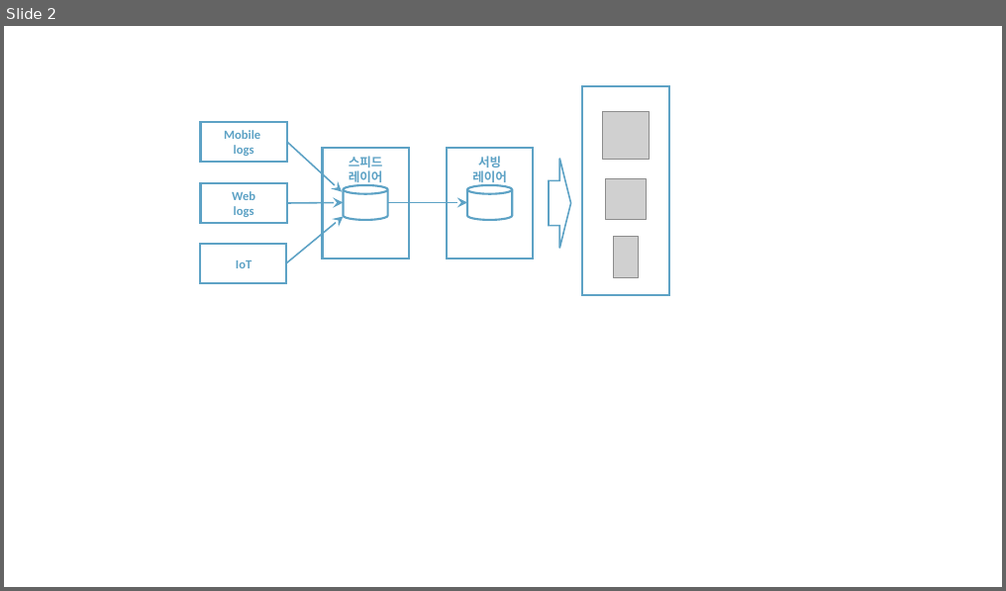
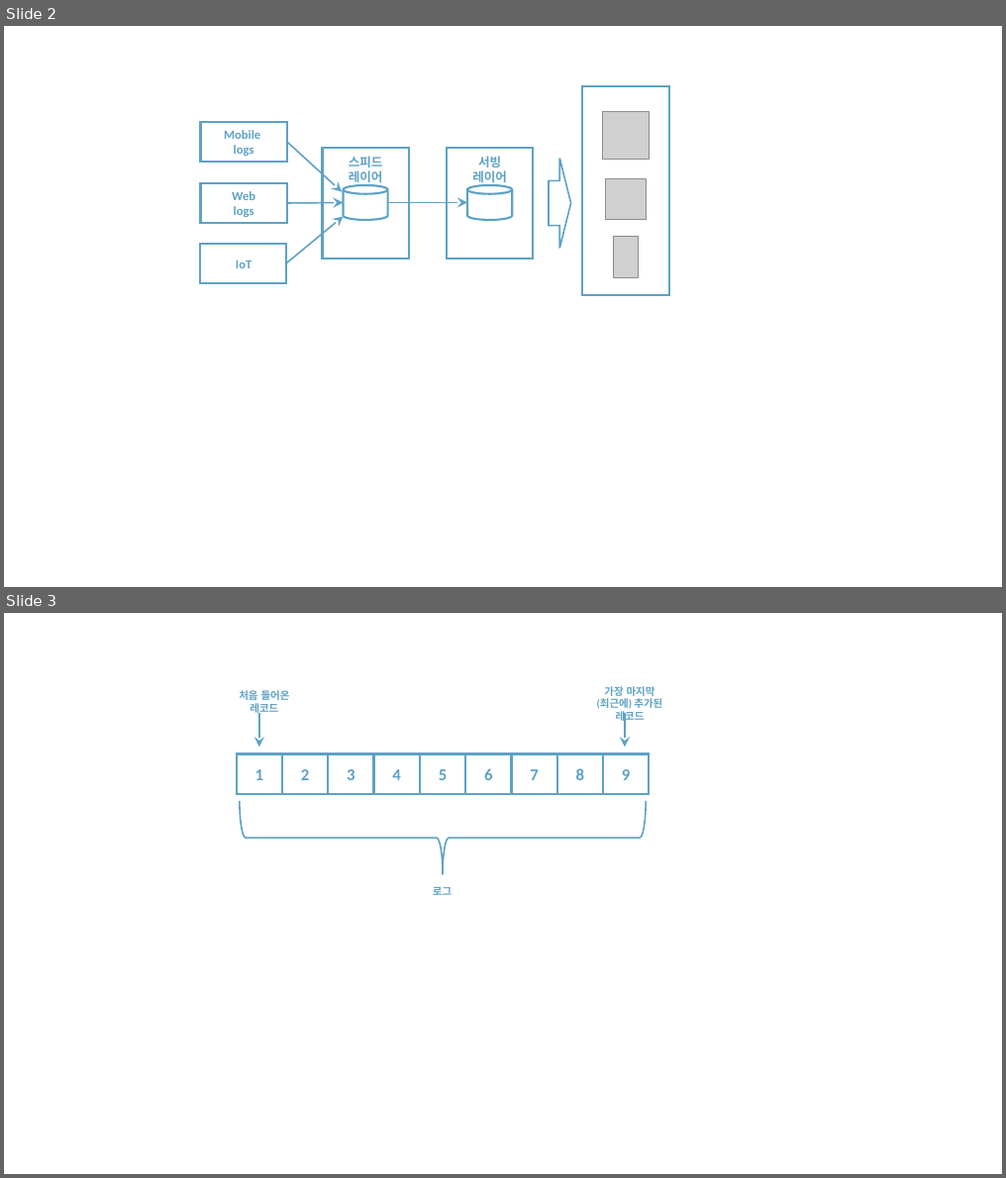
Before and after one commit to rudaks-han/book-summary, a slide deck: 아파치카프카_with자바/ref/프레젠테이션1.pptx. Shown one above the other, each under a label of ours: slide 2 before the commit, slides 2 and 3 after it. The pictures are 1006x591 and 1006x1178 pixels, drawn with LibreOffice and Linux fonts; fonts in the diff are those of the drawing; grey boxes stand for pictures. Boxes give left, top, right and bottom in pixels: in the first picture for what was removed or moved away, otherwise in the second. Text is boxed around its words. In the diff, an @@ line names an element or a change of style, - is before the commit and + after.

```diff
--- a/아파치카프카_with자바/ref/프레젠테이션1.pptx
+++ b/아파치카프카_with자바/ref/프레젠테이션1.pptx
@@ slide 3 added at box(4, 613, 1002, 1174), background #FFFFFF @@
@@ text added at box(239, 690, 290, 715), 10 pt, text #5DA2C5, bold @@
+처음 들어온 레코드
@@ text added at box(597, 686, 662, 723), 10 pt, text #5DA2C5, bold @@
+가장 마지막(최근에) 추가된 레코드
@@ arrow added from (259, 713) to (259, 747), #5DA2C5 1.5 pt @@
@@ arrow added from (625, 713) to (625, 747), #5DA2C5 1.5 pt @@
@@ group added at box(236, 754, 648, 793): 9 rectangles, 9 texts @@
+1
+2
+3
+4
+5
+6
+7
+8
+9
@@ right brace added at box(240, 801, 647, 875), outline #5DA2C5 1.5 pt @@
@@ text added at box(433, 887, 451, 895), 10 pt, text #5DA2C5, bold @@
+로그
```
Also in this commit, not shown: 3 other slides added, 7 other files.
